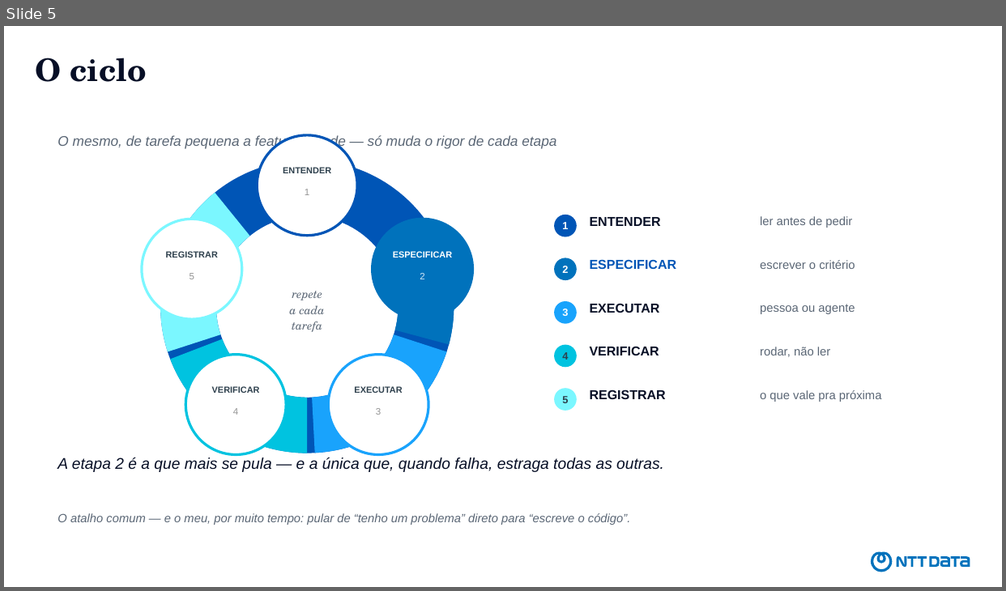
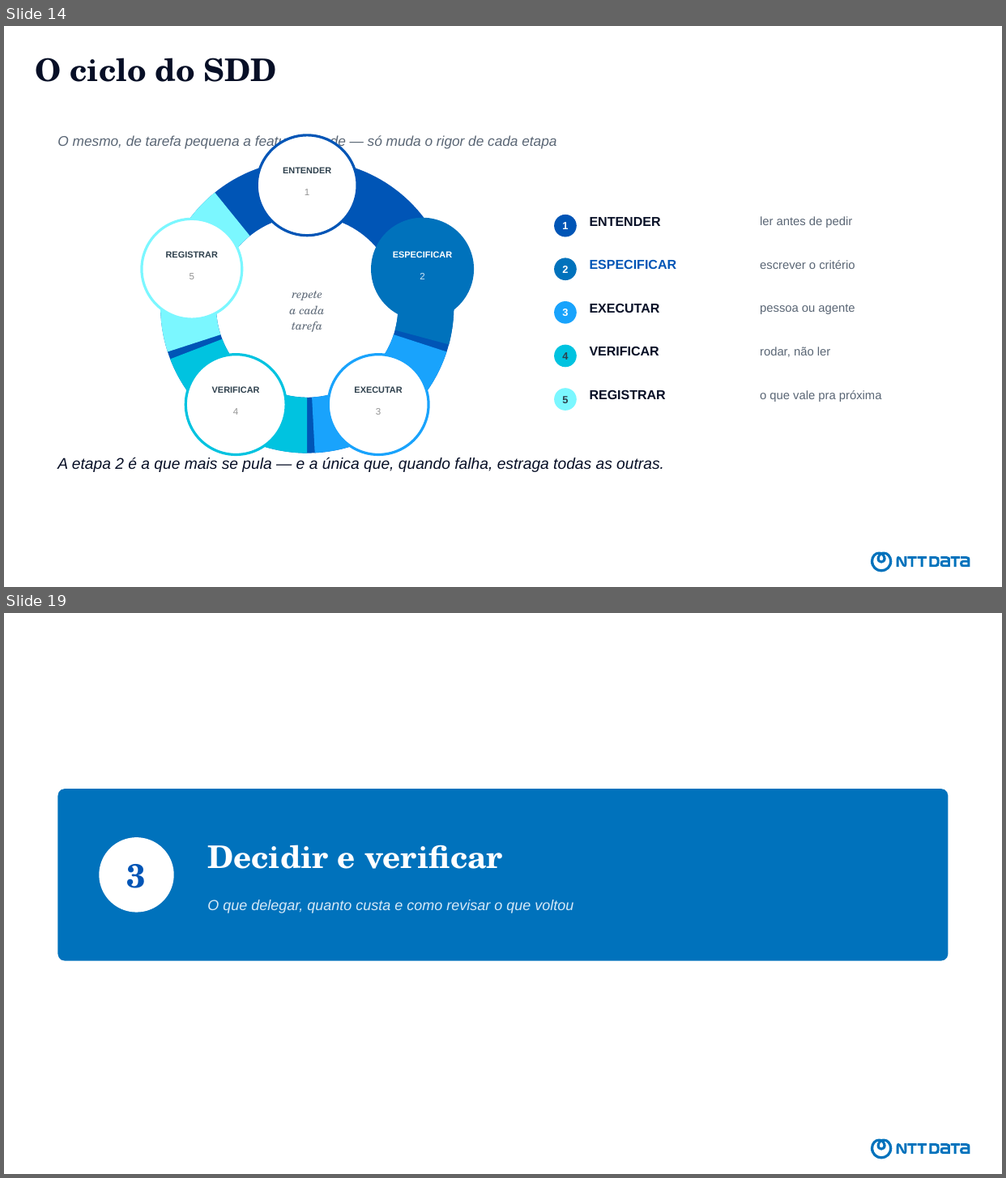
Before and after one commit to devdiasbr/boas-praticas-ia, a slide deck: apresentacao/como-eu-uso-ia.pptx. Shown one above the other, each under a label of ours: slide 5 before the commit, slides 14 and 19 after it; the slides between them are not shown. The pictures are 1006x591 and 1006x1178 pixels, drawn with LibreOffice and Linux fonts; fonts in the diff are those of the drawing. Boxes give left, top, right and bottom in pixels: in the first picture for what was removed or moved away, otherwise in the second. Text is boxed around its words. In the diff, an @@ line names an element or a change of style, - is before the commit and + after.

```diff
--- a/apresentacao/como-eu-uso-ia.pptx
+++ b/apresentacao/como-eu-uso-ia.pptx
@@ slide 19 added at bbox=[4, 613, 1002, 1174], background #FFFFFF; not listed: 1 template element that a slide beside it also shows @@
@@ rounded rectangle added at bbox=[58, 789, 948, 961], fill #0072BC @@
@@ ellipse added at bbox=[99, 837, 174, 913], fill #FFFFFF @@
@@ text added at bbox=[207, 845, 503, 869], 30 pt, text #FFFFFF, bold @@
+Decidir e verificar
@@ text added at bbox=[127, 864, 147, 888], 32 pt, text #0055B6, bold @@
+3
@@ text added at bbox=[207, 900, 573, 914], 14 pt, text #D6E9F7, italic @@
+O que delegar, quanto custa e como revisar o que voltou
@@ what was slide 5 is now slide 14 @@
@@ slide 14 changed as well @@
@@ title at bbox=[35, 58, 277, 82]: text changed @@
-O ciclo
+O ciclo do SDD
@@ text removed at bbox=[57, 514, 631, 525] @@
-O atalho comum — e o meu, por muito tempo: pular de “tenho um problema” direto para “escreve o código”.
```
Also in this commit, not shown: 6 other slides changed, 16 other slides added, 15 slides removed, 2 other files.
